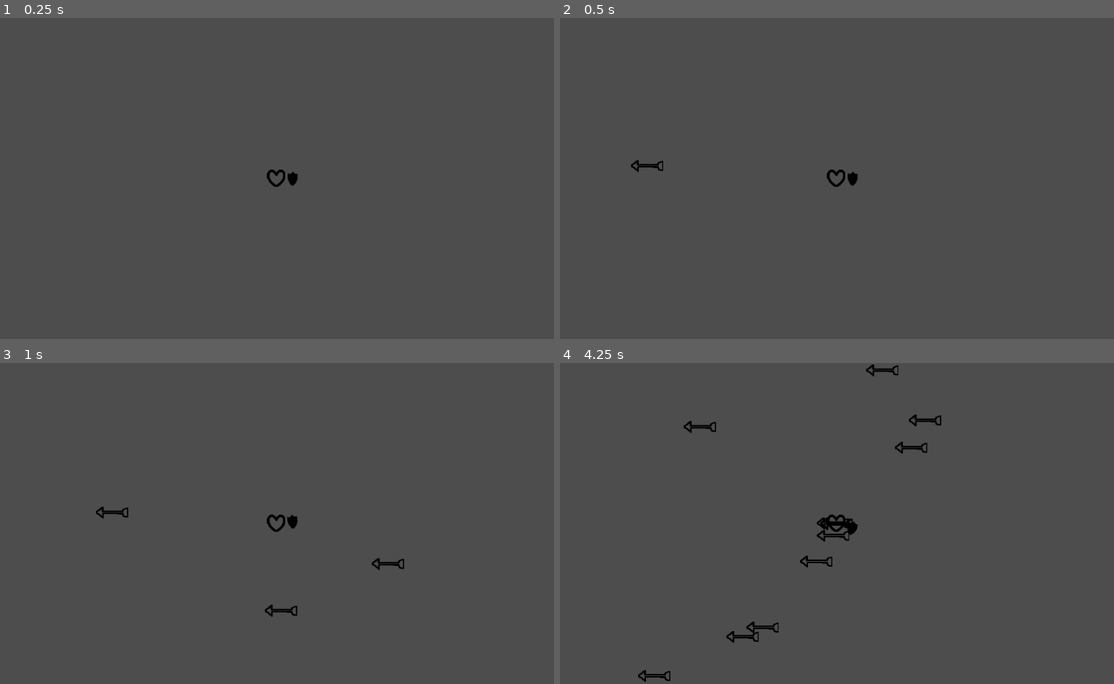
Above: before the commit, frames 1-4 (two rows, left to right).
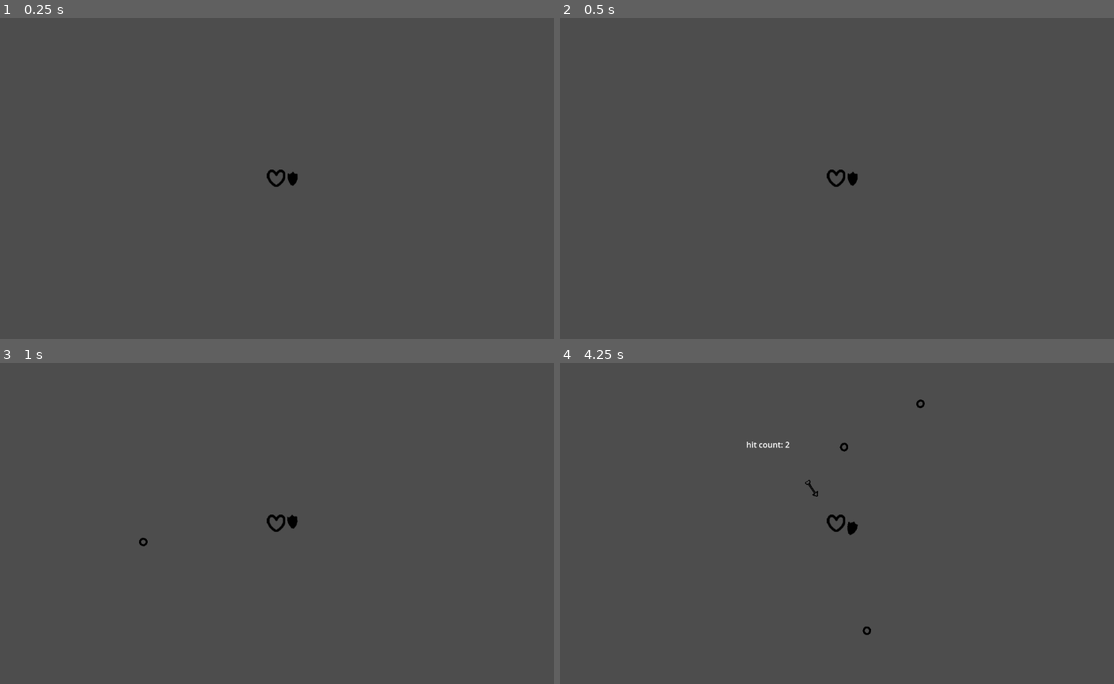
Above: after the commit, the same moments.

Repository: zekkenabsolute/the-one-who-pulls-out-the-sword
Game: Godot game, scene res://scenes/main.tscn
The game is run twice, just before and just after one commit, with the same random seed, the same clock (stepped at 60 frames per second) and the same inputs.
Inputs (mouse positions are in pixels of both pictures, inside the frame that each line leads up to):
- Up to frame 1 (0.25 s): no input
- Up to frame 2 (0.5 s): no input
- Up to frame 3 (1 s): move the mouse to (404, 507) at 0.52 s; click (404, 507) at 0.67 s
- Up to frame 4 (4.25 s): move the mouse to (720, 539) at 1.27 s; click (720, 539) at 1.42 s; move the mouse to (892, 452) at 2.02 s; click (892, 452) at 2.17 s; move the mouse to (809, 587) at 2.77 s; click (809, 587) at 2.92 s; move the mouse to (1008, 571) at 3.52 s; click (1008, 571) at 3.67 s

Frame 1 is identical in both runs. In frame 2, less than 0.1% of the frame differs, in the area x 12-19%, y 44-49%; in frame 3, 0.3%; in frame 4, 1.1%, in the area x 14-69%, y 0-100%.

Commit message:
added a virus 7u7

Diff:
--- a/scenes/arrow.tscn
+++ b/scenes/arrow.tscn
@@ -7,13 +7,14 @@
 size = Vector2(63, 20)
 
 [node name="Arrow" type="Node2D"]
+scale = Vector2(0.575, 0.575)
 
 [node name="Arrow" type="Sprite2D" parent="."]
 texture = ExtResource("1_v73q6")
 
 [node name="Area2D" type="Area2D" parent="Arrow"]
 collision_layer = 4
-collision_mask = 4
+collision_mask = 5
 script = ExtResource("2_7c72s")
 
 [node name="CollisionShape2D" type="CollisionShape2D" parent="Arrow/Area2D"]
--- a/scenes/bullet.tscn
+++ b/scenes/bullet.tscn
@@ -1,17 +1,22 @@
-[gd_scene load_steps=3 format=3 uid="uid://cdgq4w1dg1b2p"]
+[gd_scene load_steps=4 format=3 uid="uid://cdgq4w1dg1b2p"]
 
 [ext_resource type="Texture2D" uid="uid://ml006a1yak3h" path="res://sprites/bullet.png" id="1_8k8dm"]
+[ext_resource type="Script" path="res://scripts/destroyable.gd" id="2_gidt0"]
 
 [sub_resource type="CircleShape2D" id="CircleShape2D_s61r6"]
 
 [node name="Bullet" type="Node2D"]
+scale = Vector2(0.795, 0.795)
 
 [node name="Bullet" type="Sprite2D" parent="."]
 texture = ExtResource("1_8k8dm")
 
-[node name="RigidBody2D" type="RigidBody2D" parent="Bullet"]
+[node name="Area2D" type="Area2D" parent="Bullet"]
 collision_layer = 2
 collision_mask = 3
+script = ExtResource("2_gidt0")
 
-[node name="CollisionShape2D" type="CollisionShape2D" parent="Bullet/RigidBody2D"]
+[node name="CollisionShape2D" type="CollisionShape2D" parent="Bullet/Area2D"]
 shape = SubResource("CircleShape2D_s61r6")
+
+[connection signal="body_entered" from="Bullet/Area2D" to="Bullet/Area2D" method="_on_collision"]
--- a/scenes/player.tscn
+++ b/scenes/player.tscn
@@ -5,61 +5,60 @@
 [ext_resource type="Texture2D" uid="uid://xc5h0xglx2wc" path="res://sprites/shield.png" id="3_4j7yo"]
 [ext_resource type="Texture2D" uid="uid://cm6a8a46afdx4" path="res://sprites/sword.png" id="4_rh5bu"]
 
+[sub_resource type="CircleShape2D" id="CircleShape2D_fwa2l"]
+radius = 23.0868
+
 [sub_resource type="RectangleShape2D" id="RectangleShape2D_f4kel"]
 size = Vector2(20, 27)
 
 [sub_resource type="RectangleShape2D" id="RectangleShape2D_for4s"]
 size = Vector2(43, 20)
 
-[sub_resource type="CircleShape2D" id="CircleShape2D_fwa2l"]
-radius = 23.0868
-
 [node name="Player" type="Node2D"]
 
 [node name="Heart" type="Sprite2D" parent="."]
 texture = ExtResource("1_28uo0")
 
-[node name="Node2D" type="Node2D" parent="."]
+[node name="CharacterBody2D" type="CharacterBody2D" parent="Heart" groups=["Player"]]
+collision_mask = 6
+
+[node name="CollisionShape2D" type="CollisionShape2D" parent="Heart/CharacterBody2D"]
+shape = SubResource("CircleShape2D_fwa2l")
+
+[node name="Node2D" type="Node2D" parent="Heart"]
 unique_name_in_owner = true
 script = ExtResource("2_tyu71")
 
-[node name="Shield" type="Sprite2D" parent="Node2D"]
+[node name="Shield" type="Sprite2D" parent="Heart/Node2D"]
 unique_name_in_owner = true
 position = Vector2(32.895, 1)
 texture = ExtResource("3_4j7yo")
 
-[node name="ShieldRB" type="RigidBody2D" parent="Node2D/Shield"]
+[node name="CharacterBody2D" type="CharacterBody2D" parent="Heart/Node2D/Shield"]
 collision_layer = 2
 collision_mask = 2
 
-[node name="CollisionShape2D" type="CollisionShape2D" parent="Node2D/Shield/ShieldRB"]
+[node name="CollisionShape2D" type="CollisionShape2D" parent="Heart/Node2D/Shield/CharacterBody2D"]
 position = Vector2(0, 0.5)
 shape = SubResource("RectangleShape2D_f4kel")
 
-[node name="Sword" type="Sprite2D" parent="Node2D"]
+[node name="Sword" type="Sprite2D" parent="Heart/Node2D"]
 unique_name_in_owner = true
 position = Vector2(53.565, 0)
 texture = ExtResource("4_rh5bu")
 
-[node name="CharacterBody2D" type="CharacterBody2D" parent="Node2D/Sword"]
+[node name="CharacterBody2D" type="CharacterBody2D" parent="Heart/Node2D/Sword"]
 collision_layer = 4
 collision_mask = 4
 
-[node name="CollisionShape2D" type="CollisionShape2D" parent="Node2D/Sword/CharacterBody2D"]
+[node name="CollisionShape2D" type="CollisionShape2D" parent="Heart/Node2D/Sword/CharacterBody2D"]
 position = Vector2(9.935, 0)
 shape = SubResource("RectangleShape2D_for4s")
 
-[node name="SwordRB" type="RigidBody2D" parent="Node2D/Sword"]
+[node name="times hit" type="RichTextLabel" parent="."]
 unique_name_in_owner = true
-collision_layer = 4
-collision_mask = 4
-
-[node name="PlayerRB" type="RigidBody2D" parent="."]
-collision_mask = 6
-
-[node name="CollisionShape2D" type="CollisionShape2D" parent="PlayerRB"]
-shape = SubResource("CircleShape2D_fwa2l")
-
-[connection signal="body_entered" from="Node2D/Shield/ShieldRB" to="Node2D" method="_on_collision_shield"]
-[connection signal="body_entered" from="Node2D/Sword/SwordRB" to="Node2D" method="_on_collision_sword"]
-[connection signal="body_entered" from="PlayerRB" to="Node2D" method="_on_collision_player"]
+offset_left = -181.0
+offset_top = -171.0
+offset_right = -67.0
+offset_bottom = -131.0
+bbcode_enabled = true
--- a/scenes/spawner.tscn
+++ b/scenes/spawner.tscn
@@ -6,7 +6,7 @@
 script = ExtResource("1_h2thf")
 
 [node name="Timer" type="Timer" parent="."]
-wait_time = 0.3
+wait_time = 0.7
 autostart = true
 
 [connection signal="timeout" from="Timer" to="." method="_on_timer_timeout"]
--- a/scripts/destroyable.gd
+++ b/scripts/destroyable.gd
@@ -8,5 +8,7 @@
 	$"../..".global_position += direction * speed * delta
 
 func _on_collision(body):
-	print("omg send help")
+	if body.is_in_group("Player"):
+		var node = body.get_node("%Node2D")
+		node._on_hit()
 	$"../..".queue_free()
--- a/scripts/gameplay.gd
+++ b/scripts/gameplay.gd
@@ -1,9 +1,6 @@
 extends Node2D
 
 var hit_count = 0
-func _ready() -> void:
-	%SwordRB.contact_monitor =true
-	%SwordRB.max_contacts_reported =20
 
 func _process(delta: float) -> void:
 	var mouse_pos = get_global_mouse_position()
@@ -18,25 +15,13 @@
 	if Input.is_mouse_button_pressed(MOUSE_BUTTON_LEFT):
 		%Shield.hide()
 		%Sword.show()
+		$Shield/CharacterBody2D/CollisionShape2D.disabled=true
+		$Sword/CharacterBody2D/CollisionShape2D.disabled=false
 	else:
 		%Sword.hide()
 		%Shield.show()
-
+		$Shield/CharacterBody2D/CollisionShape2D.disabled=false
+		$Sword/CharacterBody2D/CollisionShape2D.disabled=true
 func _on_hit() -> void:
 	hit_count +=1
-	print("times hit: ",hit_count)
-
-func _on_collision_sword(body):
-	print ("Pleaseeeee")
-	if body.has_method("_on_collision_destroy"):
-		body._on_collision_destroy()
-		print("Collision Sword")
-	else:
-		push_error("Collided body doesn't have the function 'some_function'")
-func _on_collision_shield(body):
-	if body.has_method("_on_collision_destroy"):
-		body._on_collision_destroy()
-	else:
-		push_error("Collided body doesn't have the function 'some_function'")
-func _on_collision_player(body):
-	_on_hit()
+	%"times hit".bbcode_text = "hit count: %d" % hit_count
--- a/scripts/spawner.gd
+++ b/scripts/spawner.gd
@@ -1,8 +1,16 @@
 extends Node2D
 
 func _on_timer_timeout() -> void:
-	var x = randf_range(-600,600)
-	var y = randf_range(-600,600)
-	var instance = preload("res://scenes/arrow.tscn").instantiate()
-	instance.position = Vector2 (x,y)
+	var radius = 300
+	var instance
+	if (randf()>0.5):
+		instance = preload("res://scenes/arrow.tscn").instantiate()
+	else:
+		instance = preload("res://scenes/bullet.tscn").instantiate()
+	var angle = randf() * TAU
+	var x = cos(angle) * radius
+	var y = sin(angle) * radius
+	var ins_position = Vector2(x, y)
+	instance.position = ins_position
+	instance.rotation = angle
 	add_child(instance)
Not shown, added: mi virus 7u7.rar
